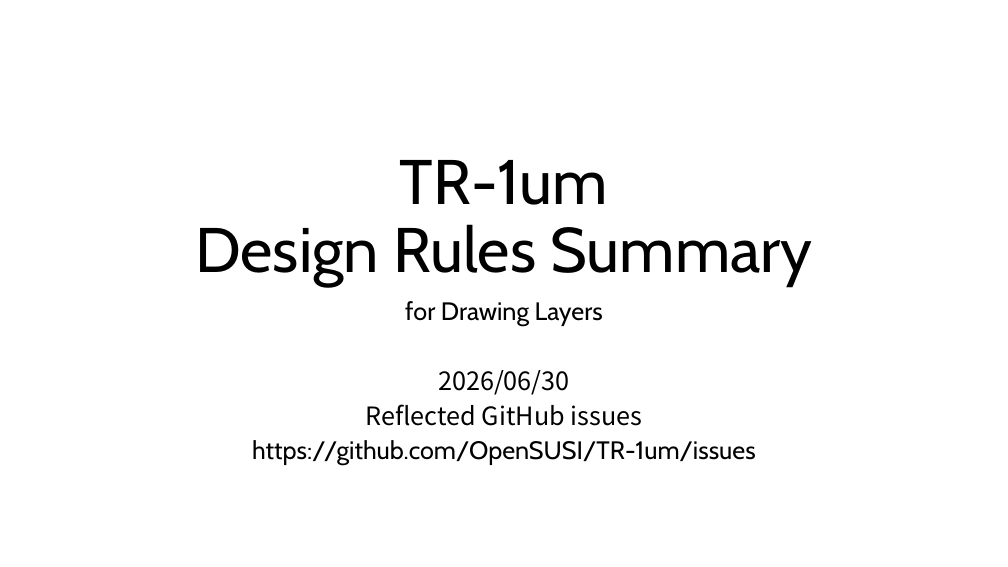
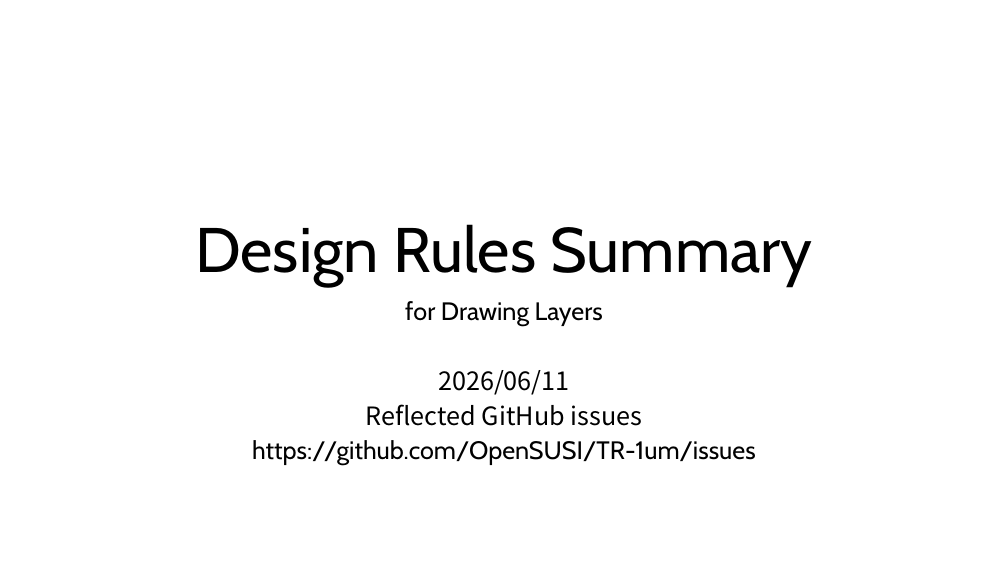
Before and after one commit to OpenSUSI/TR-1um, a slide deck: slide 1 of Document/TR-1um_DRC_summary.pptx. Drawn at 1008x567 pixels with LibreOffice and Linux fonts; fonts in the diff are those of the drawing. Boxes give left, top, right and bottom in pixels: in the first picture for what was removed or moved away, otherwise in the second. Text is boxed around its words. In the diff, an @@ line names an element or a change of style, - is before the commit and + after.

Commit message:
Revert "Update TR-1um_DRC_summary"

```diff
--- a/Document/TR-1um_DRC_summary.pptx
+++ b/Document/TR-1um_DRC_summary.pptx
@@ title at [195,224,813,287]: text changed @@
-TR-1um
-Design Rules Summary
+Design Rules Summary
@@ subtitle at [438,370,570,395]: text changed @@
-2026/06/30
+2026/06/11
```
Also in this commit, not shown: 9 other slides changed, 9 slides removed, 1 other file.
